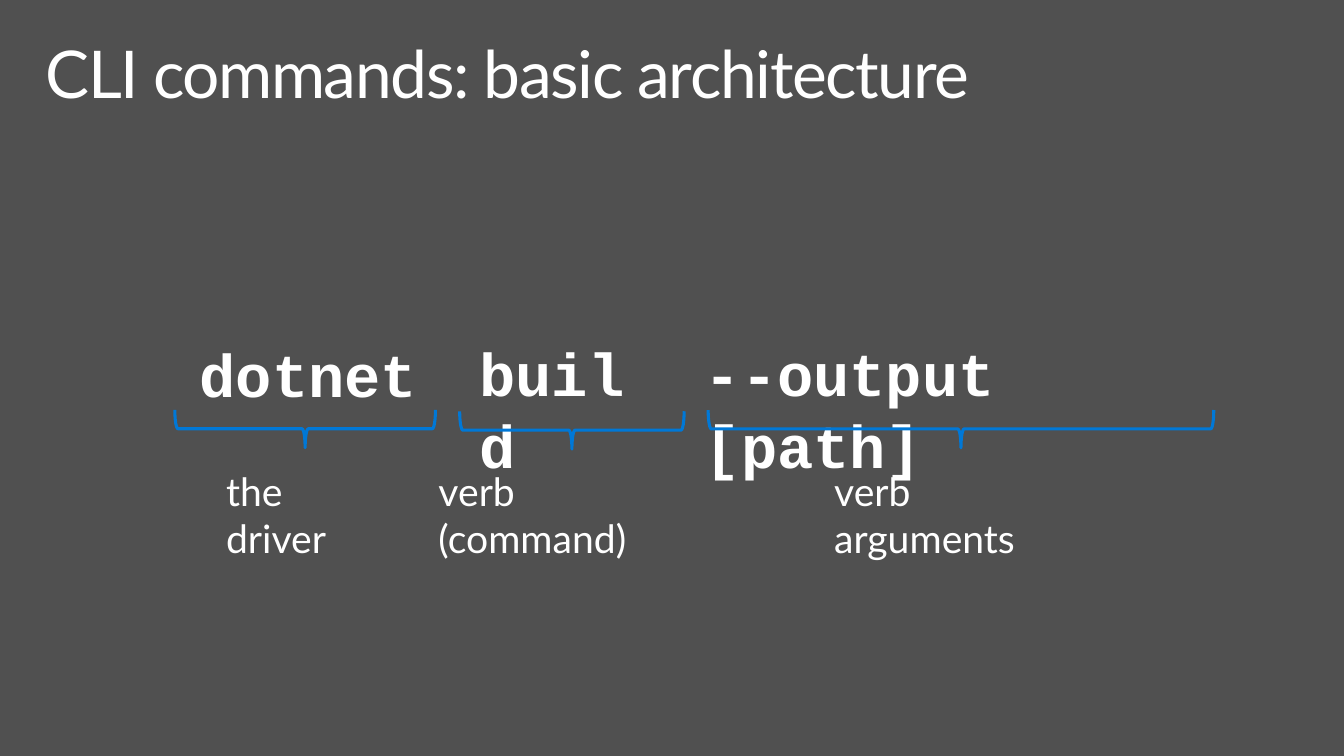
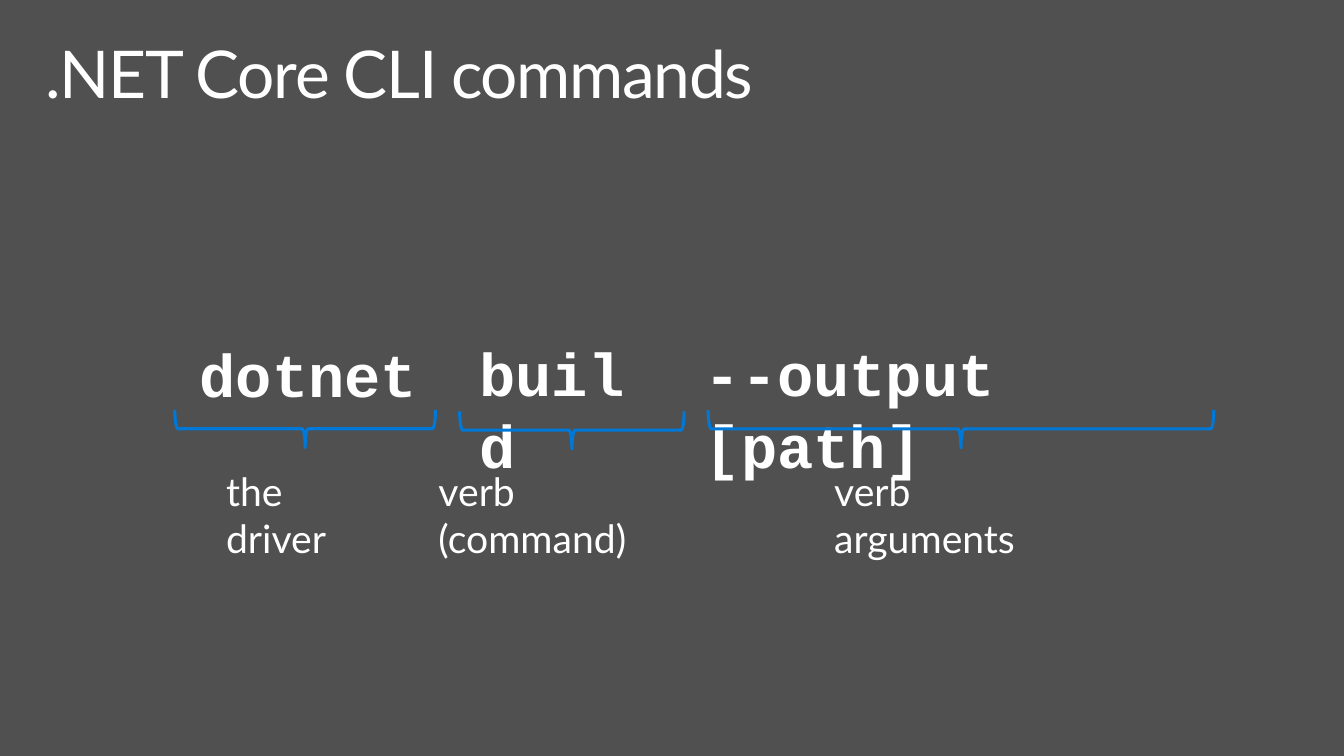
Before and after one commit to spboyer/angular-aspnetcore-workshop, a slide deck: slide 27 of docs/1-Overview-Setup-and-Getting-Started/netcore-workshop-overview-tools.pptx (slide 28 before the commit). Drawn at 1344x756 pixels with LibreOffice and Linux fonts; fonts in the diff are those of the drawing; background and template pictures are left out. Boxes give left, top, right and bottom in pixels: in the first picture for what was removed or moved away, otherwise in the second. Text is boxed around its words. In the diff, an @@ line names an element or a change of style, - is before the commit and + after.

Commit message:
.NET Core deck updates

```diff
--- a/docs/1-Overview-Setup-and-Getting-Started/netcore-workshop-overview-tools.pptx
+++ b/docs/1-Overview-Setup-and-Getting-Started/netcore-workshop-overview-tools.pptx
@@ title at (x1=45, y1=49, x2=753, y2=99): text changed @@
-CLI commands: basic architecture
+.NET Core CLI commands
```
Also in this commit, not shown: 8 other slides changed, 3 slides added, 11 slides removed.
